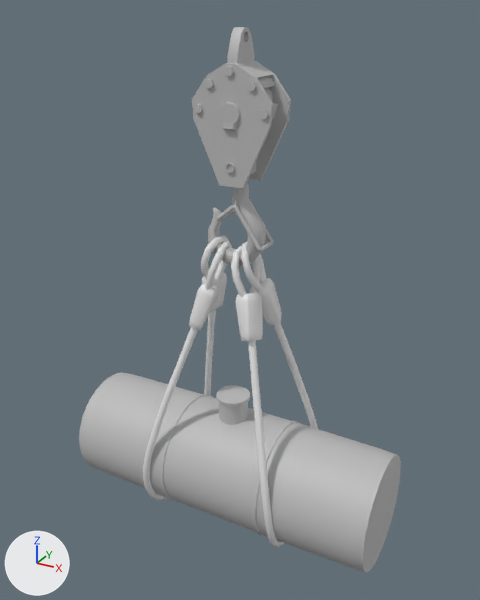
A saved change to the FBX model Assets/Environment/Meshes/tank_01.fbx.
One viewpoint serves both versions: a 50 mm camera at (4.89, -8.66, 8.5) aimed at (0.09, 0.07, 4.13). Every picture has the same lights, and +X, +Y and +Z are marked at lower left. Where no turn or scale is listed for an object, it has been applied to the vertices.

The scene before the commit, as lines of its bpy script (objects in view):
```python
me_cylinder_002 = bpy.data.meshes.new('Cylinder.002')
me_cylinder_002.from_pydata(...)  # 1264 vertices, 1224 faces; spans x -1.3..1.3, y -1.09..1.09, z -0.06..5.18
# faces by material slot: [1024, 200]
me_cylinder_002.materials.append(mat_material)  # its picture is missing
me_cylinder_002.materials.append(mat_t_slingend_001)  # white #e7e7e7
me_hook_013 = bpy.data.meshes.new('hook.013')
me_hook_013.from_pydata(...)  # 2133 vertices, 2287 faces; spans x -0.63..0.64, y -0.37..0.38, z -1.73..1.8
me_hook_013.materials.append(mat_m_hook)  # its picture is missing
me_tank_01 = bpy.data.meshes.new('tank_01')
me_tank_01.from_pydata(...)  # 603 vertices, 640 faces; spans x -2.8..2.8, y -1.02..1.02, z -0.1..2.36
me_tank_01.materials.append(mat_m_tank_01)  # its picture is missing
ob_hook = bpy.data.objects.new('hook', me_hook_013)
ob_hook.location = (0.14, 0.0, 6.46)
ob_sling_001 = bpy.data.objects.new('sling.001', me_cylinder_002)
ob_sling_001.location = (0.0, 0.0, 0.0)
ob_tank = bpy.data.objects.new('tank', me_tank_01)
ob_tank.location = (0.0, 0.0, 0.0)
```
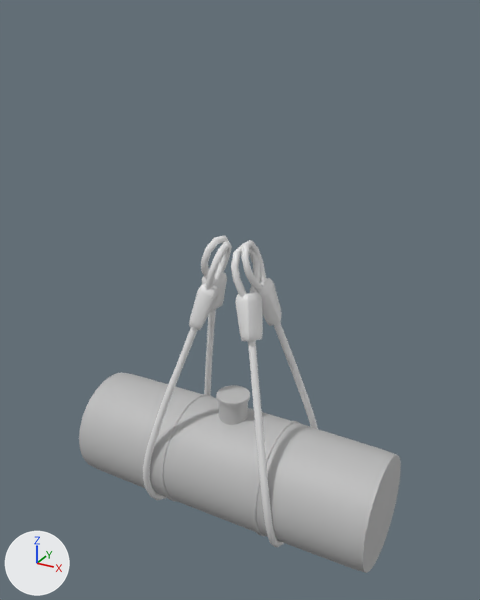
The newer file is also rescaled (x0.58), turned or shifted as a whole; pictures and numbers use the older file's frame.

Boxes [x1, y1, x2, y2] around the edits, measured in the pictures (480 x 600 px):
'hook', deleted
    before: [192, 27, 291, 267]

Patch to the scene script:
```diff
--- a/Assets/Environment/Meshes/tank_01.fbx.py
+++ b/Assets/Environment/Meshes/tank_01.fbx.py
@@ ob_hook @@
-ob_hook = bpy.data.objects.new('hook', me_hook_013)
-ob_hook.location = (0.14, 0.0, 6.46)
```
